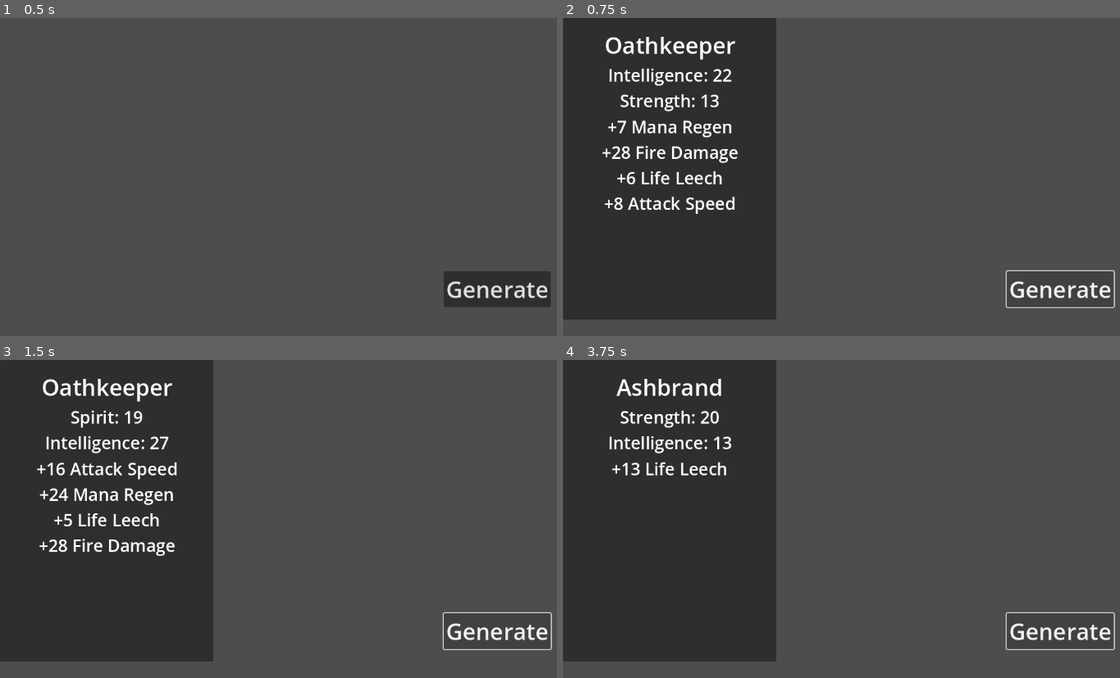
Above: before the commit, frames 1-4 (two rows, left to right).
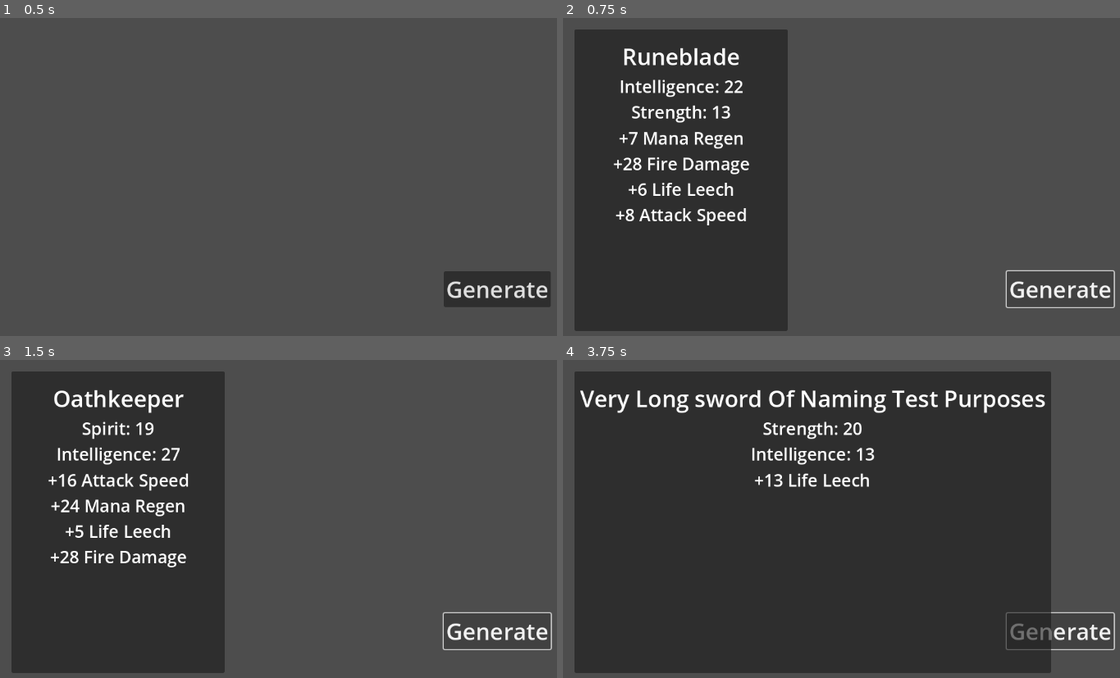
Above: after the commit, the same moments.

Repository: uLuKaiDev/Loot-Master
Game: Godot game, scene res://scenes/world/main.tscn
Same seed, same stepped clock (60 frames per second), same inputs: the game is played once before the commit and once after it.
Inputs:
- Up to frame 1 (0.5 s): no input
- Up to frame 2 (0.75 s): click "Generate" at 0.5 s
- Up to frame 3 (1.5 s): click "Generate" at 1.25 s
- Up to frame 4 (3.75 s): click "Generate" at 2 s; tap Enter at 2.75 s; tap Space at 3.5 s

Frame 1 is identical in both runs. In frame 2, 12% of the frame differs, in the area x 0-41%, y 0-99%; in frame 3, 12%; in frame 4, 53%, in the area x 0-88%, y 0-99%.

Commit message:
Add UIManager system and refactor item box display
Introduces a new UIManager node and script to handle item box display and positioning. Refactors item generation flow: ItemManager now emits a signal with the generated item box, which UIManager displays. Updates item_box.gd to support dynamic resizing and padding. Cleans up main.gd to use the new signal-based workflow.

Diff:
--- a/scenes/world/main.tscn
+++ b/scenes/world/main.tscn
@@ -1,7 +1,8 @@
-[gd_scene load_steps=3 format=3 uid="uid://cxfbkuv5scyfr"]
+[gd_scene load_steps=4 format=3 uid="uid://cxfbkuv5scyfr"]
 
 [ext_resource type="Script" uid="uid://h1s0py8que44" path="res://scripts/world/main.gd" id="1_0wkb6"]
 [ext_resource type="Script" uid="uid://be0qnxv6ea36r" path="res://scripts/systems/item_manager.gd" id="2_mli2r"]
+[ext_resource type="Script" uid="uid://co6n7qljf1vun" path="res://scripts/systems/ui_manager.gd" id="3_f8fyy"]
 
 [node name="Main" type="Control"]
 layout_mode = 3
@@ -23,3 +24,7 @@
 
 [node name="ItemManager" type="Node" parent="."]
 script = ExtResource("2_mli2r")
+
+[node name="UIManager" type="Node" parent="."]
+script = ExtResource("3_f8fyy")
+container_node_path = NodePath("..")
--- a/scripts/systems/item_manager.gd
+++ b/scripts/systems/item_manager.gd
@@ -1,9 +1,26 @@
 extends Node
 class_name ItemManager
 
-@onready var names = ["Ashbrand", "Stormfang", "Whisperfang", "Oathkeeper", "Runeblade"]
+signal item_box_ready(box: Control)
+
+@onready var names = ["Ashbrand", "Stormfang", "Whisperfang", "Oathkeeper", "Runeblade", "Very Long sword Of Naming Test Purposes"]
 @onready var reqs = ["Strength", "Dexterity", "Intelligence", "Spirit"]
 @onready var stats = ["+%d Fire Damage", "+%d Attack Speed", "+%d Life Leech", "+%d Mana Regen"]
+@onready var item_box_scene: PackedScene = preload("res://scenes/ui/item_box.tscn")
+
+var current_item_box: Node = null
+
+func generate_item_box() -> void:
+	if current_item_box:
+		current_item_box.queue_free()
+		current_item_box = null
+
+	var new_box := item_box_scene.instantiate()
+	current_item_box = new_box
+	new_box.set_item(generate_item_data())
+
+
+	emit_signal("item_box_ready", new_box)
 
 func generate_item_data() -> ItemData:
 	var item = ItemData.new()
--- /dev/null
+++ b/scripts/systems/ui_manager.gd
@@ -0,0 +1,25 @@
+extends Node
+
+@export var container_node_path: NodePath
+@onready var container: Node = get_node(container_node_path)
+
+func display_item_box(box: Control) -> void:
+	container.add_child(box)
+	await get_tree().process_frame
+
+	box.resize_to_contents()
+	var content_size = box.get_combined_minimum_size()
+	print("Box size(from children): ", content_size)
+
+	box.position = _get_safe_position(content_size)
+
+func _get_safe_position(size: Vector2) -> Vector2:
+	var screen_size = get_viewport().get_visible_rect().size
+	var position = Vector2(20, 20)
+
+	if size.x > screen_size.x:
+		position.x = screen_size.x - size.x
+	if size.y > screen_size.y:
+		position.y = screen_size.y - size.y
+
+	return position
--- a/scripts/ui/item_box.gd
+++ b/scripts/ui/item_box.gd
@@ -1,9 +1,16 @@
 extends Panel
+
+@export var panel_padding: Vector2 = Vector2(20,20)
 
 func set_item(data):
 	$VBoxContainer/Name.text = data.name
 	$VBoxContainer/Requirements.text = "\n".join(data.requirements)
 	$VBoxContainer/Statistics.text = "\n".join(data.statistics)
 
-func _on_item_generated():
-	print("Signal received")
+	call_deferred("resize_to_contents")
+
+
+func resize_to_contents():
+	# await get_tree().process_frame
+	var content_size: Vector2 = $VBoxContainer.get_combined_minimum_size()
+	custom_minimum_size = content_size + panel_padding
--- a/scripts/world/main.gd
+++ b/scripts/world/main.gd
@@ -1,28 +1,14 @@
 extends Control
-
-signal item_generated
 
 @onready var generate_button: Button = $GenerateButton
 @onready var item_manager: ItemManager = $ItemManager
-@onready var item_box_scene: PackedScene = preload("res://scenes/ui/item_box.tscn")
+@onready var ui_manager: Node = $UIManager
 
-var current_item_box: Node = null
 
 func _ready() -> void:
 	generate_button.pressed.connect(_on_generate_button_pressed)
+	item_manager.item_box_ready.connect(ui_manager.display_item_box)
 
 
 func _on_generate_button_pressed() -> void:
-	if current_item_box:
-		remove_child(current_item_box)
-		current_item_box.queue_free()
-		current_item_box = null
-
-	var new_item_box = item_box_scene.instantiate()
-	add_child(new_item_box)
-	current_item_box = new_item_box
-
-	var item_data = item_manager.generate_item_data()
-	new_item_box.set_item(item_data)
-	item_generated.connect(new_item_box._on_item_generated, CONNECT_ONE_SHOT)
-	emit_signal("item_generated")
+	item_manager.generate_item_box()
Not shown, added: scripts/systems/ui_manager.gd.uid
